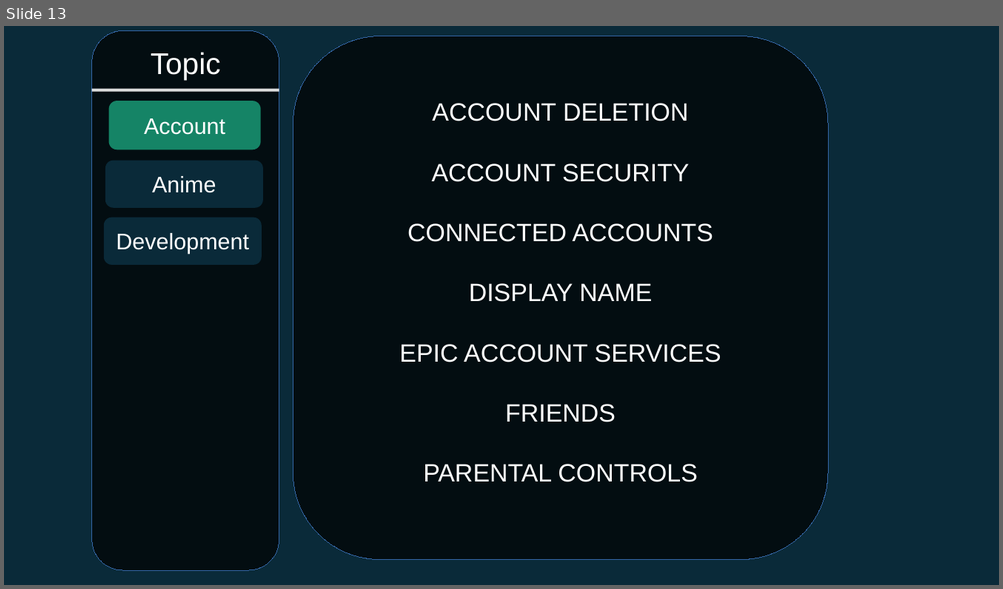
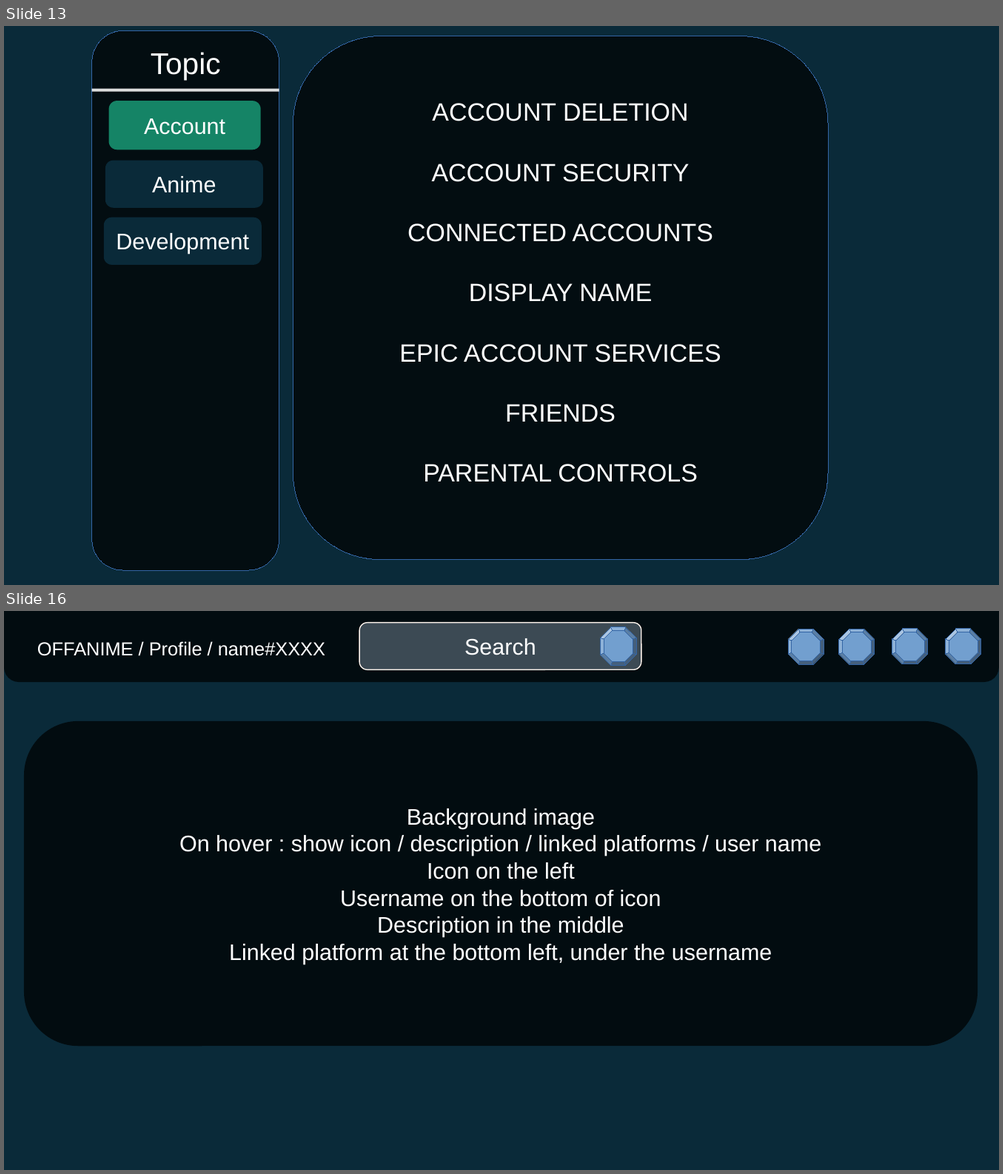
Before and after one commit to lebgdu543/OfflineAnime, a slide deck: offline anime website.odp. Shown one above the other, each under a label of ours: slide 13 before the commit, slides 13 and 16 after it; the slides between them are not shown. The pictures are 1003x589 and 1003x1174 pixels, drawn with LibreOffice and Linux fonts; fonts in the diff are those of the drawing. Boxes give left, top, right and bottom in pixels: in the first picture for what was removed or moved away, otherwise in the second. Text is boxed around its words. In the diff, an @@ line names an element or a change of style, - is before the commit and + after.

Commit message:
updated the odp file, added the profile section preview

```diff
--- a/offline anime website.odp
+++ b/offline anime website.odp
@@ slide 16 added at (x1=4, y1=611, x2=999, y2=1170), background #0A2A39 @@
@@ rounded rectangle added at (x1=4, y1=611, x2=999, y2=681), fill #000000 at 70% opacity @@
@@ rounded rectangle added at (x1=360, y1=623, x2=641, y2=669), fill #778899 at 50% opacity, outline #FFF5EE 0.79 pt, 18 pt, text #FFFFFF @@
+Search
@@ freeform shape added at (x1=600, y1=627, x2=637, y2=665), fill #729FCF, outline #3465A4 0 pt @@
@@ freeform shape added at (x1=788, y1=629, x2=823, y2=664), fill #729FCF, outline #3465A4 0 pt @@
@@ freeform shape added at (x1=839, y1=629, x2=874, y2=664), fill #729FCF, outline #3465A4 0 pt @@
@@ freeform shape added at (x1=892, y1=629, x2=928, y2=664), fill #729FCF, outline #3465A4 0 pt @@
@@ freeform shape added at (x1=945, y1=629, x2=981, y2=664), fill #729FCF, outline #3465A4 0 pt @@
@@ text added at (x1=37, y1=641, x2=325, y2=656), 15 pt, text #FFFFFF @@
+OFFANIME / Profile / name#XXXX
@@ rounded rectangle added at (x1=24, y1=721, x2=977, y2=1046), fill #000000 at 70% opacity, 18 pt, text #FFFFFF @@
+Background image
+On hover : show icon / description / linked platforms / user name
+Icon on the left
+Username on the bottom of icon
+Description in the middle
+Linked platform at the bottom left, under the username
```
Also in this commit, not shown: 1 slide changed, 4 other slides added.
